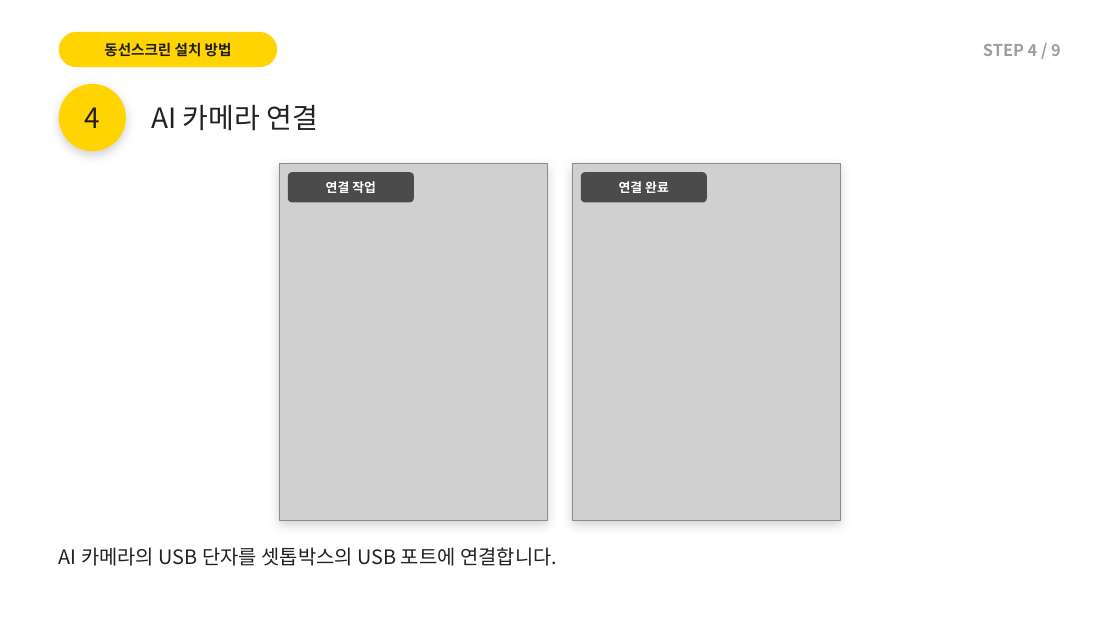
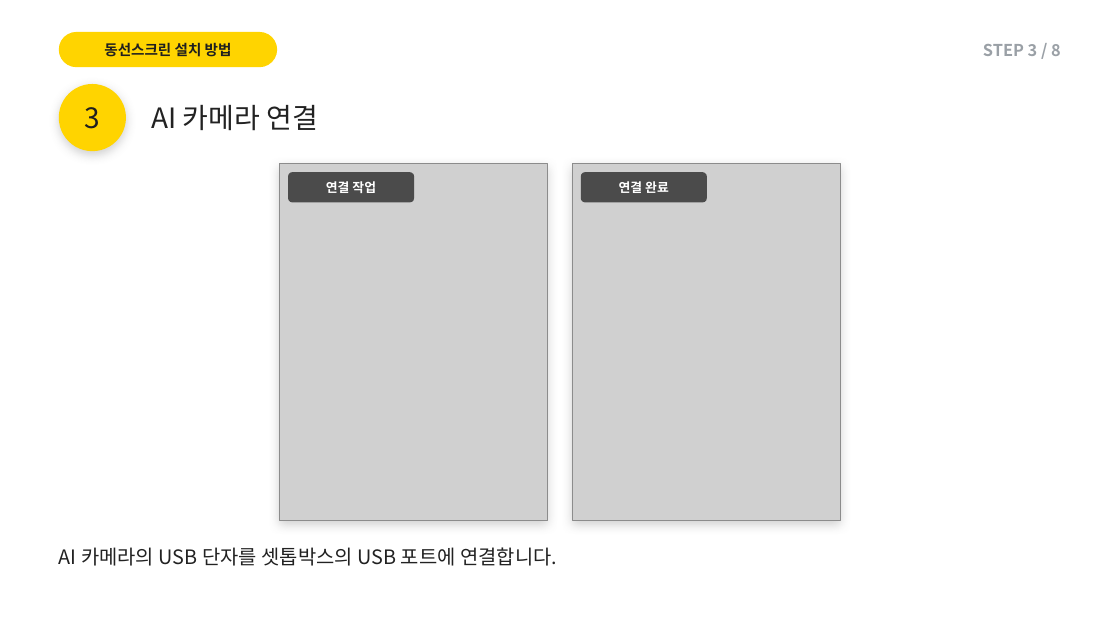
Before and after one commit to alsdn2947/ars, a slide deck: slide 6 of 이마트_AI카메라_설치매뉴얼.pptx (slide 7 before the commit). Drawn at 1120x630 pixels with LibreOffice and Linux fonts; fonts in the diff are those of the drawing; grey boxes stand for pictures. Boxes give left, top, right and bottom in pixels: in the first picture for what was removed or moved away, otherwise in the second. Text is boxed around its words. In the diff, an @@ line names an element or a change of style, - is before the commit and + after.

```diff
--- a/이마트_AI카메라_설치매뉴얼.pptx
+++ b/이마트_AI카메라_설치매뉴얼.pptx
@@ text at box(983, 44, 1061, 56): text changed @@
-STEP 4 / 9
+STEP 3 / 8
@@ text at box(85, 107, 101, 129): text changed @@
-4
+3
```
Also in this commit, not shown: 10 other slides changed, 1 slide added, 2 slides removed.
